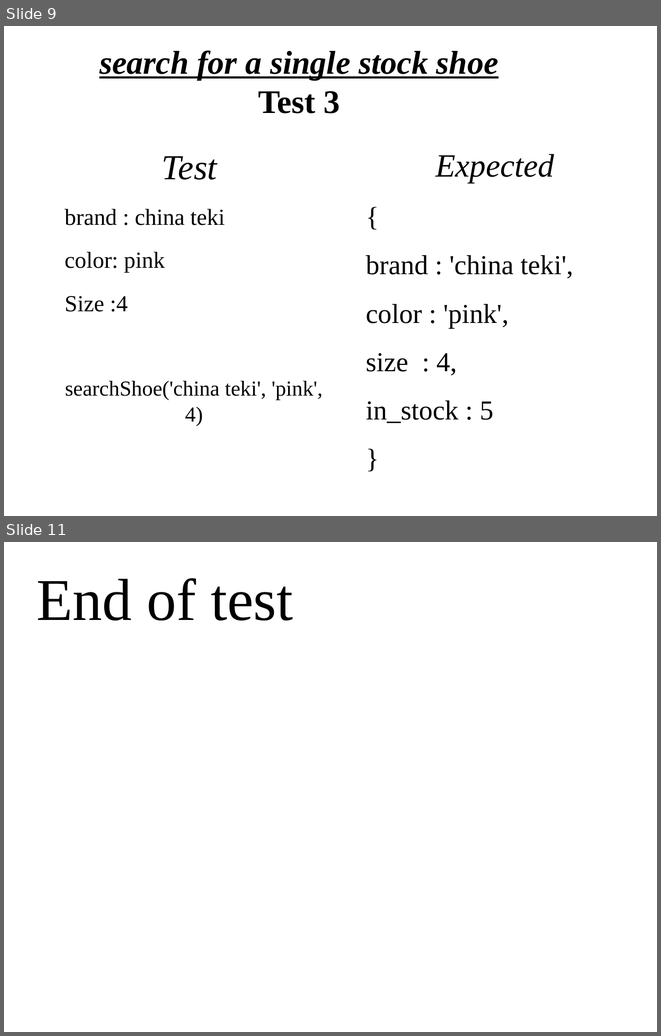
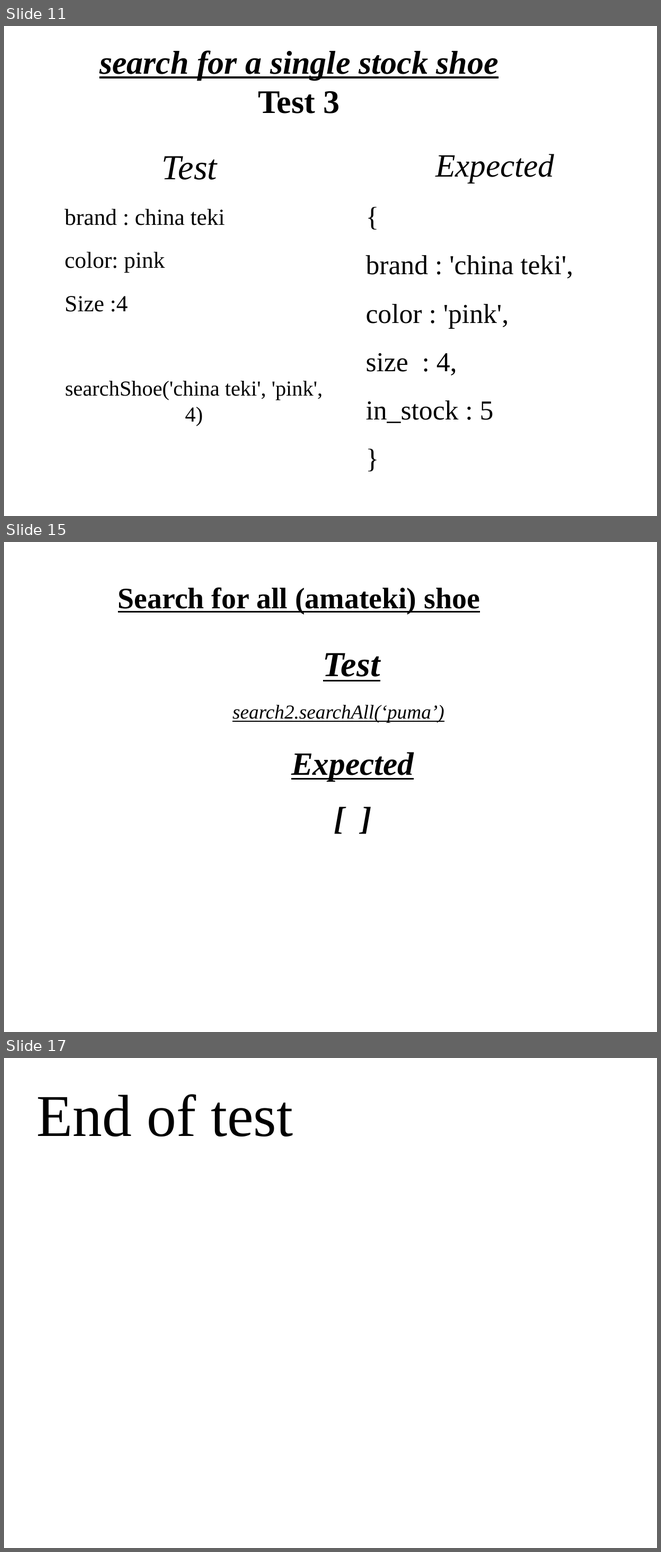
Before and after one commit to TaSiya/shoe, a slide deck: project presentation.odp. Shown one above the other, each under a label of ours: slides 9 and 11 before the commit, slides 11, 15 and 17 after it; the slides between them are not shown. The pictures are 661x1036 and 661x1552 pixels, drawn with LibreOffice and Linux fonts; fonts in the diff are those of the drawing; background and template pictures are left out. Boxes give left, top, right and bottom in pixels: in the first picture for what was removed or moved away, otherwise in the second. Text is boxed around its words. In the diff, an @@ line names an element or a change of style, - is before the commit and + after.

Commit message:
added more infor in the presentation about the test cases. I also added more info about the adding function. About to do the logic for it

```diff
--- a/project presentation.odp
+++ b/project presentation.odp
@@ slide 15 added at (4, 542, 657, 1032), background picture (left out) @@
@@ title added at (118, 587, 480, 614), 36 pt, text #000000, bold, underline @@
+Search for all (amateki) shoe
@@ text added at (232, 653, 444, 723), 24 pt, text #000000, italic, underline @@
+Test
+search2.searchAll(‘puma’)
@@ text added at (291, 752, 414, 781), 39.5 pt, text #000000, bold, italic, underline @@
+Expected
+[ ]
@@ what was slide 9 is now slide 11 @@
@@ what was slide 11 is now slide 17 @@
```
Also in this commit, not shown: 3 slides changed, 5 other slides added, 3 other files.
